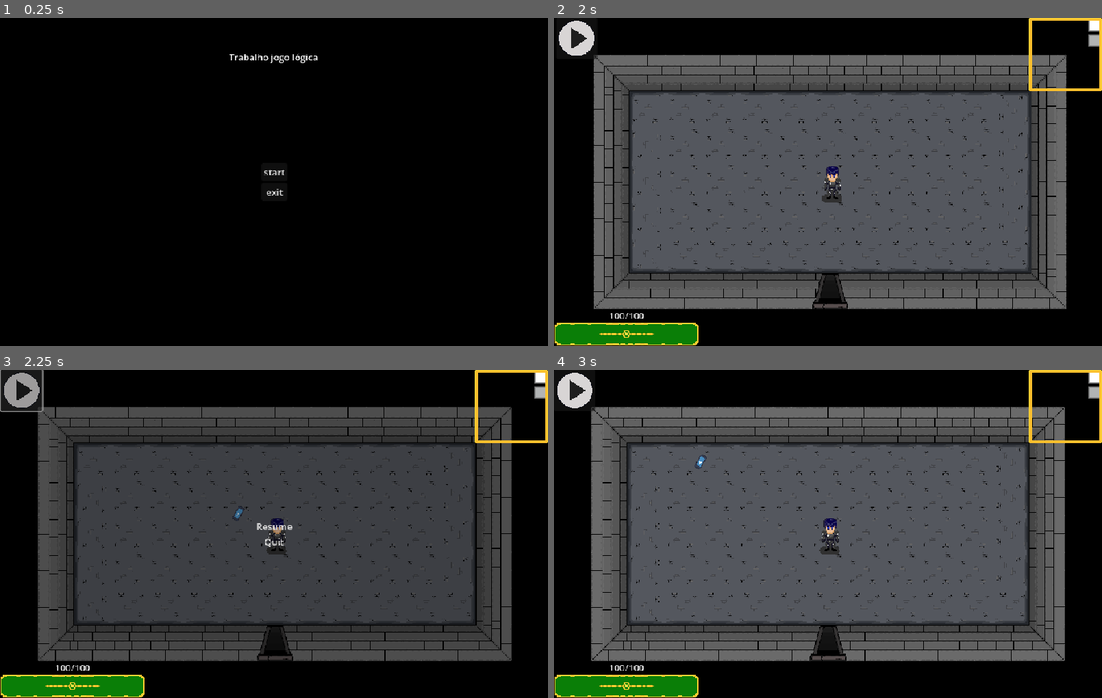
Above: before the commit, frames 1-4 (two rows, left to right).
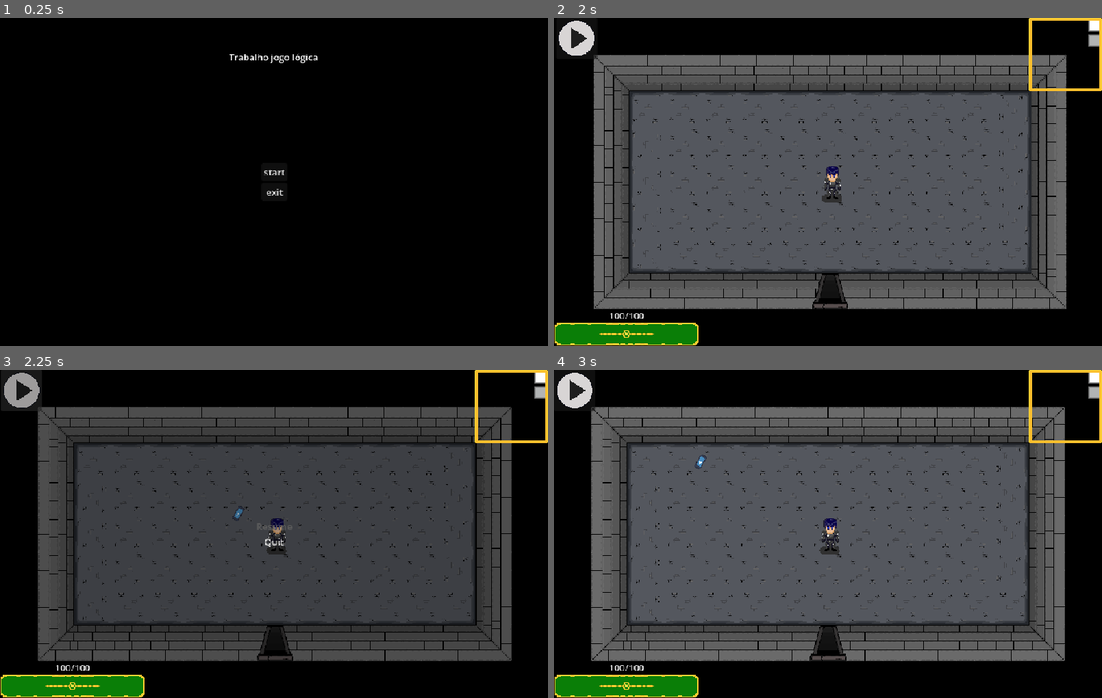
Above: after the commit, the same moments.

Repository: FaellEmiliano/Projeto_Jogo
Game: Godot game, scene res://cenas/interface_ini.tscn
Two runs of this game, one before a commit and one after it. Both use one fixed random seed, a clock stepped at 60 frames per second and the inputs below. The engine's default icon, where the game draws it, is replaced by a stand-in: a white triangle on a blue panel in a dark square.
Inputs (mouse positions are in pixels of both pictures, inside the frame that each line leads up to):
- Up to frame 1 (0.25 s): no input
- Up to frame 2 (2 s): click "start" at 0.5 s; click "Jogar" at 1.25 s
- Up to frame 3 (2.25 s): click (21, 389) at 2 s
- Up to frame 4 (3 s): click "Resume" at 2.75 s

Frames 1-2 are identical in both runs. In frame 3, 0.2% of the frame differs, in the area x 0-54%, y 0-49%; in frame 4, nothing differs.

Commit message:
menu_concertado

Diff:
--- a/menu_btn.gd
+++ b/menu_btn.gd
@@ -1,9 +1,10 @@
 extends Button
 
 @onready var menu = $menu
-
+@onready var resume_button = $menu/VBoxContainer/resume
 
 
 func _on_pressed() -> void:
 	menu.visible = true
 	get_tree().paused = true
+	resume_button.grab_focus()
